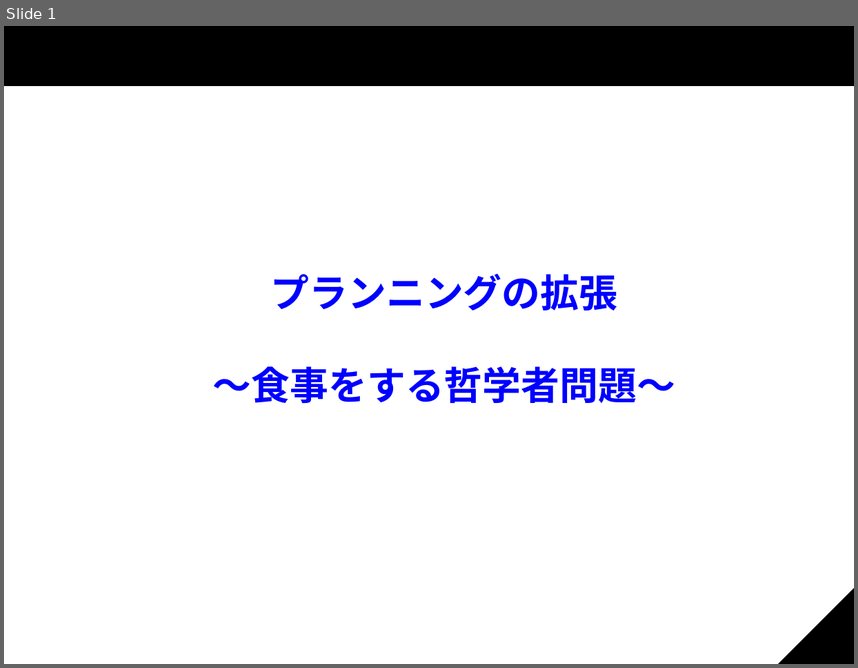
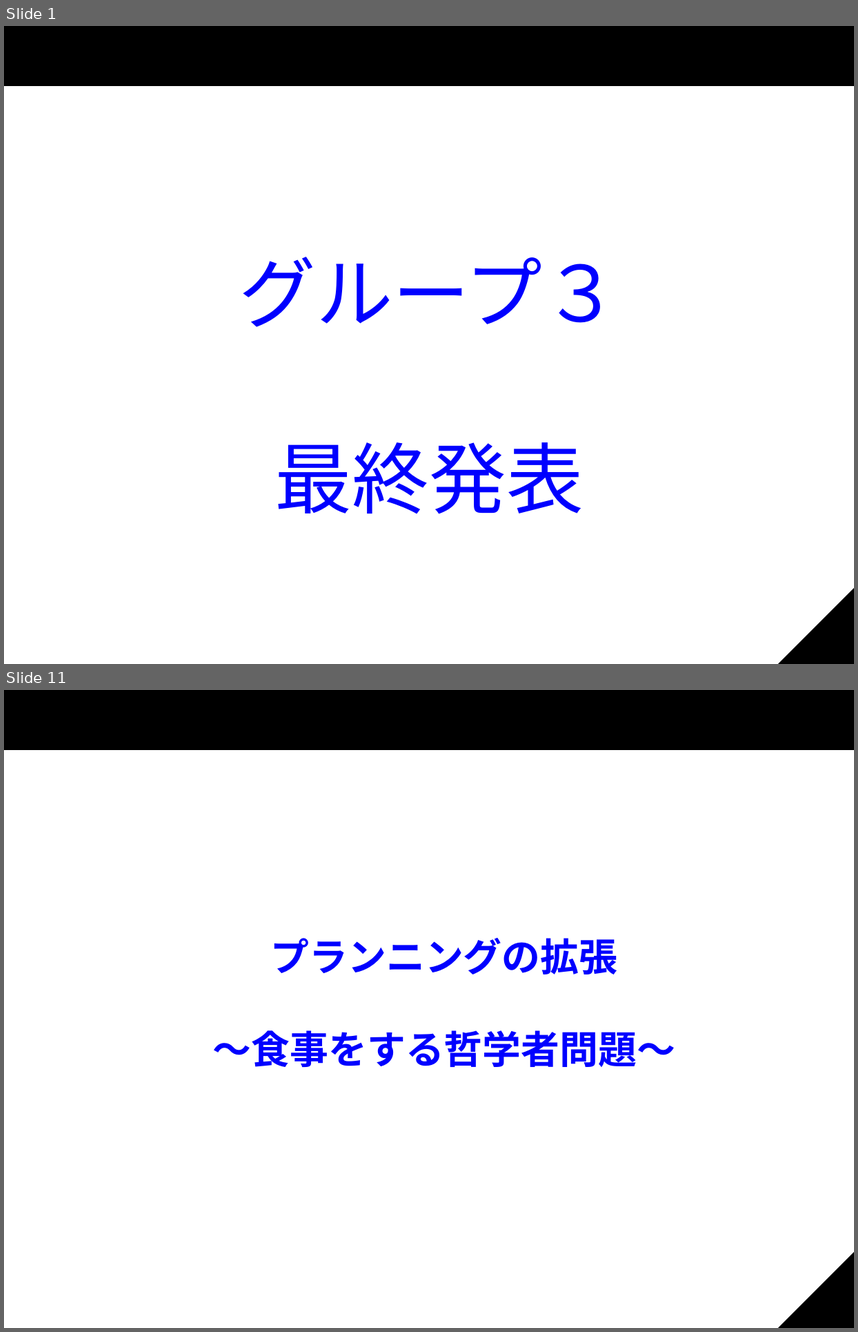
Before and after one commit to KP-3/Shota, a slide deck: スライド.odp. Shown one above the other, each under a label of ours: slide 1 before the commit, slides 1 and 11 after it; the slides between them are not shown. The pictures are 858x668 and 858x1332 pixels, drawn with LibreOffice and Linux fonts; fonts in the diff are those of the drawing; background and template pictures are left out. Boxes give left, top, right and bottom in pixels: in the first picture for what was removed or moved away, otherwise in the second. Text is boxed around its words. In the diff, an @@ line names an element or a change of style, - is before the commit and + after.

```diff
--- a/スライド.odp
+++ b/スライド.odp
@@ slide 1 added at <box>4,26,854,664</box>, background #FFFFFF; not listed: 3 template elements that a slide beside it also shows @@
@@ subtitle added at <box>239,256,619,514</box>, 72 pt, text #0000FF @@
+グループ３
+最終発表
@@ what was slide 1 is now slide 11 @@
```
Also in this commit, not shown: 9 slides changed, 10 other slides added.
